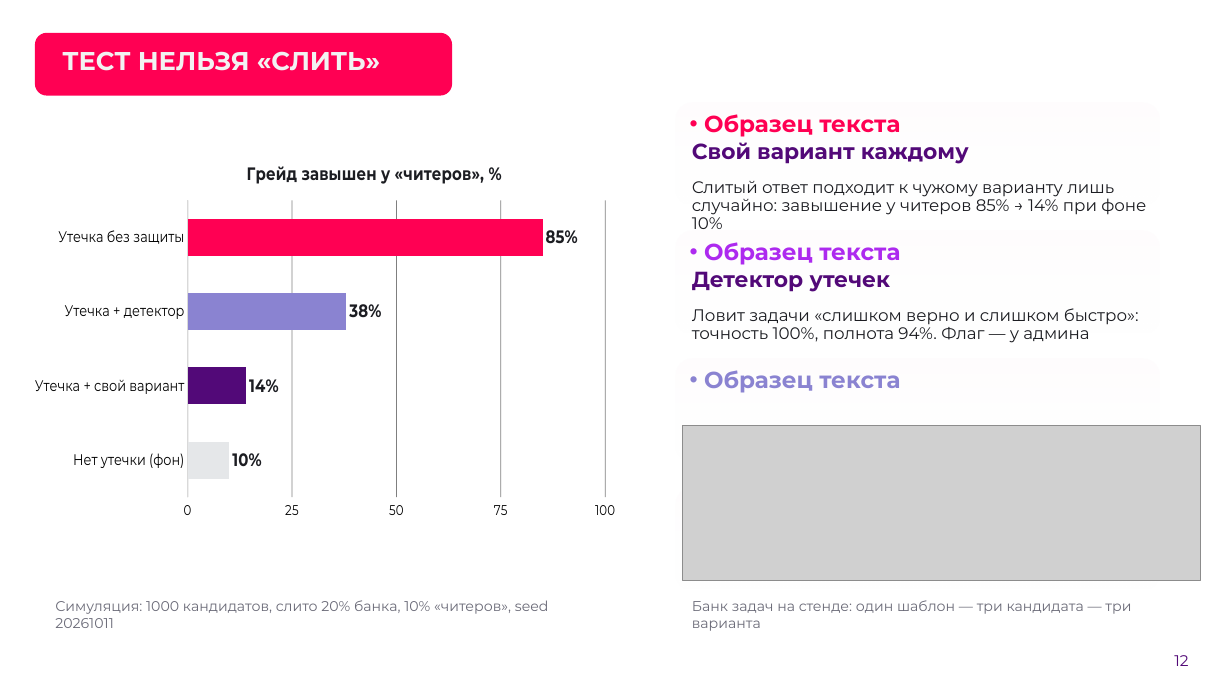
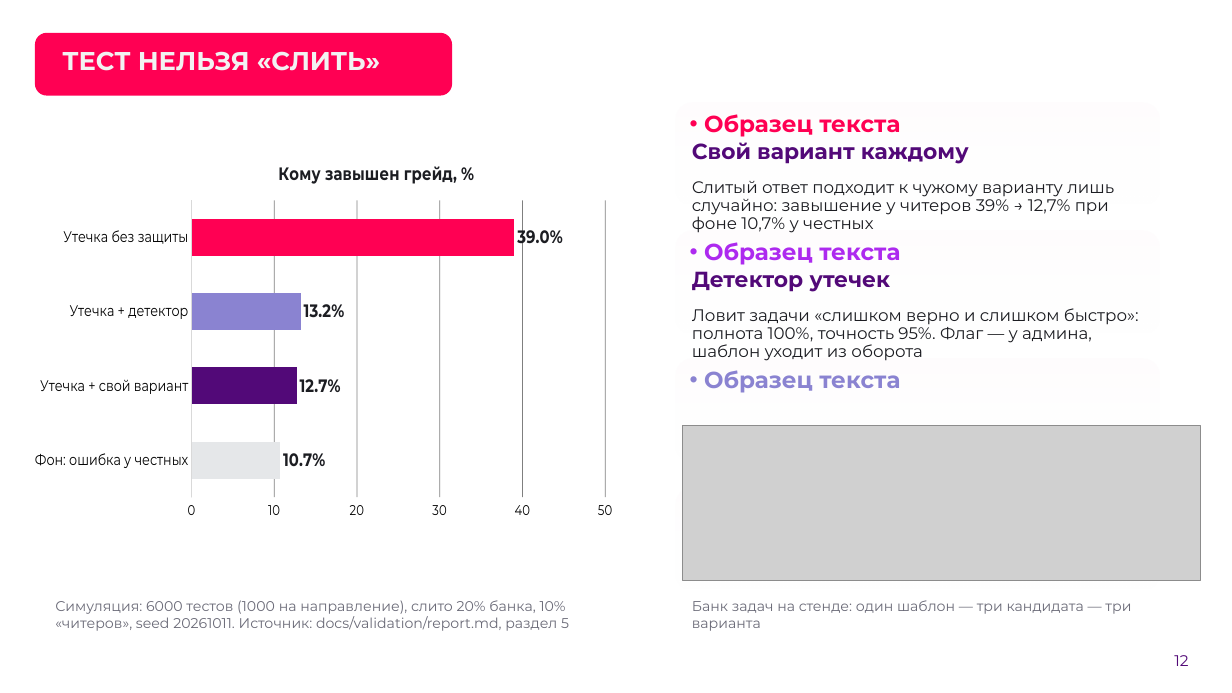
Before and after one commit to Vadik145-beep/fsp-talent, a slide deck: slide 12 of presentation/fsp-talent.pptx. Drawn at 1232x693 pixels with LibreOffice and Linux fonts; fonts in the diff are those of the drawing; grey boxes stand for pictures; background and template pictures are left out. Boxes give left, top, right and bottom in pixels: in the first picture for what was removed or moved away, otherwise in the second. Text is boxed around its words. In the diff, an @@ line names an element or a change of style, - is before the commit and + after.

Commit message:
Презентация: итоговые цифры валидации из report.md (подбор, тест, утечки), без пометки «предварительно»

```diff
--- a/presentation/fsp-talent.pptx
+++ b/presentation/fsp-talent.pptx
@@ bar chart at [35,144,616,589] @@
@@ title "Грейд завышен у «читеров», %" to "Кому завышен грейд, %" @@
-categories: Нет утечки (фон), Утечка + свой вариант, Утечка + детектор, Утечка без защиты
+categories: Фон: ошибка у честных, Утечка + свой вариант, Утечка + детектор, Утечка без защиты
-Грейд завышен у «читеров», %: 10, 14, 38, 85
+Series 1: 10.7, 12.7, 13.2, 39
@@ data labels of Series 1 changed @@
@@ value axis changed @@
@@ text at [692,181,1114,233]: text changed @@
-Слитый ответ подходит к чужому варианту лишь случайно: завышение у читеров 85% → 14% при фоне 10%
+Слитый ответ подходит к чужому варианту лишь случайно: завышение у читеров 39% → 12,7% при фоне 10,7% у честных
@@ text at [692,308,1139,361]: text changed @@
-Ловит задачи «слишком верно и слишком быстро»: точность 100%, полнота 94%. Флаг — у админа
+Ловит задачи «слишком верно и слишком быстро»: полнота 100%, точность 95%. Флаг — у админа, шаблон уходит из оборота
@@ text at [55,600,569,631]: text changed @@
-Симуляция: 1000 кандидатов, слито 20% банка, 10% «читеров», seed 20261011
+Симуляция: 6000 тестов (1000 на направление), слито 20% банка, 10% «читеров», seed 20261011. Источник: docs/validation/report.md, раздел 5
```
Also in this commit, not shown: 1 other slide changed, 1 other file.
